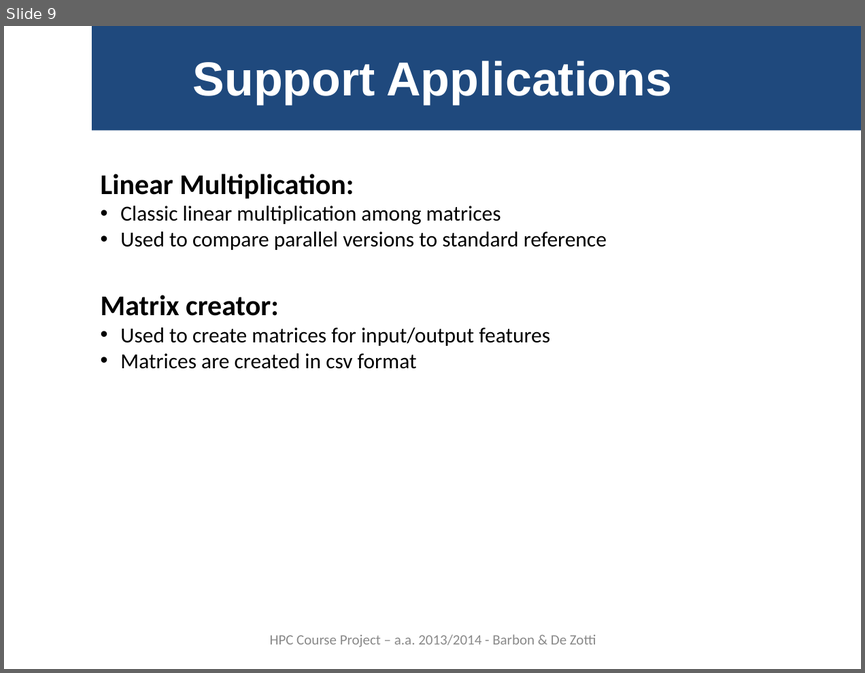
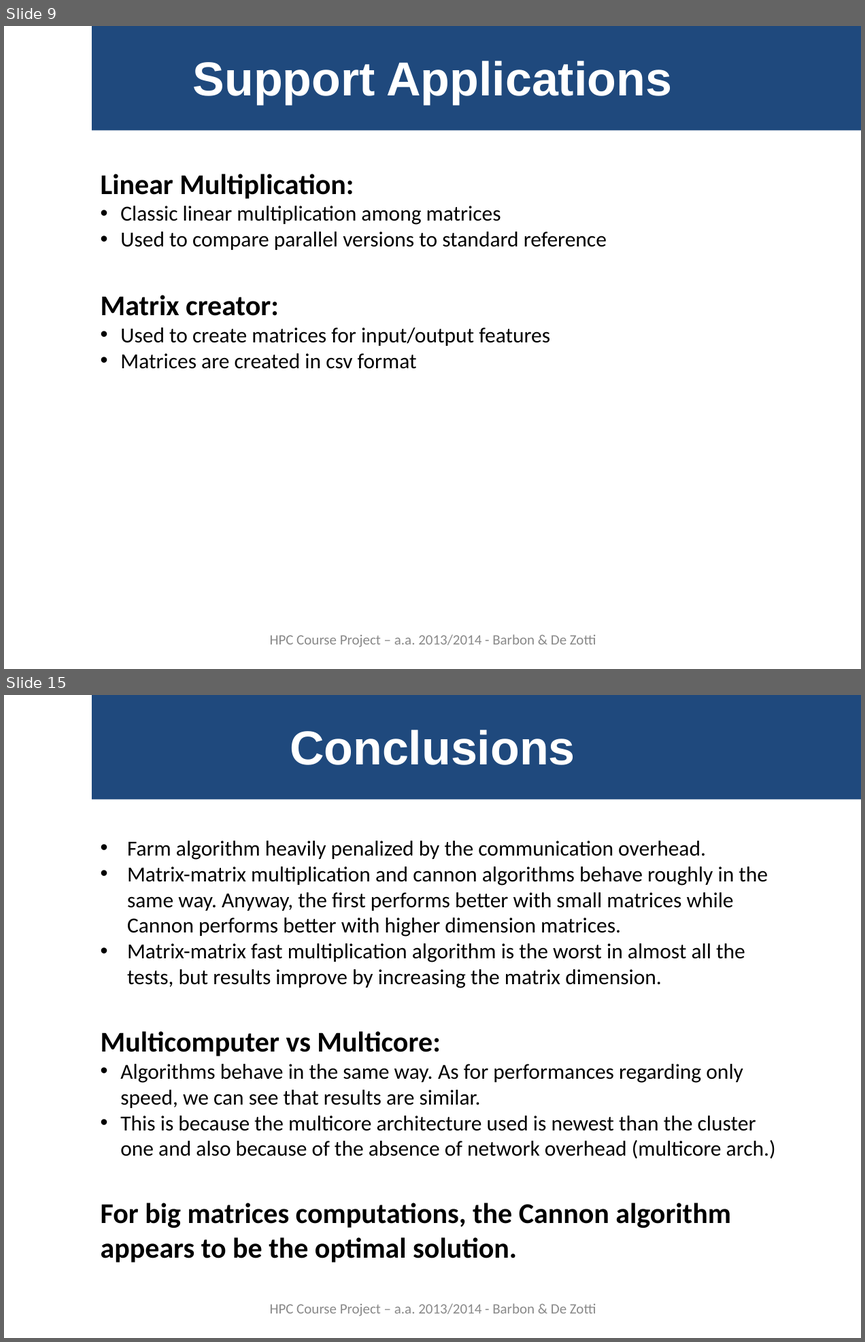
Before and after one commit to gbarbon/gbarbon_projects, a slide deck: hpc_clean/hpc_report/hpc_presentation_0.1.ppt. Shown one above the other, each under a label of ours: slide 9 before the commit, slides 9 and 15 after it; the slides between them are not shown. The pictures are 865x673 and 865x1342 pixels, drawn with LibreOffice and Linux fonts; fonts in the diff are those of the drawing. Boxes give left, top, right and bottom in pixels: in the first picture for what was removed or moved away, otherwise in the second. Text is boxed around its words. In the diff, an @@ line names an element or a change of style, - is before the commit and + after.

Commit message:
Commit presentazione

```diff
--- a/hpc_clean/hpc_report/hpc_presentation_0.1.ppt
+++ b/hpc_clean/hpc_report/hpc_presentation_0.1.ppt
@@ slide 15 added at bbox=[4, 695, 861, 1338], background #FFFFFF @@
@@ rectangle added at bbox=[92, 695, 861, 800], fill #1F497D @@
@@ title added at bbox=[290, 730, 575, 765], 40 pt, text #FFFFFF, bold @@
+Conclusions
@@ text added at bbox=[127, 841, 768, 988], 18 pt, text #000000 @@
+• Farm algorithm heavily penalized by the communication overhead.
+• Matrix-matrix multiplication and cannon algorithms behave roughly in the same way. Anyway, the first performs better with small matrices while Cannon performs better with higher dimension matrices.
+• Matrix-matrix fast multiplication algorithm is the worst in almost all the tests, but results improve by increasing the matrix dimension.
@@ text added at bbox=[101, 1031, 776, 1158], 18 pt, text #000000 @@
+Multicomputer vs Multicore:
+• Algorithms behave in the same way. As for performances regarding only speed, we can see that results are similar.
+• This is because the multicore architecture used is newest than the cluster one and also because of the absence of network overhead (multicore arch.)
@@ text added at bbox=[101, 1202, 730, 1262], 24 pt, text #000000, bold @@
+For big matrices computations, the Cannon algorithm appears to be the optimal solution.
@@ text added at bbox=[270, 1303, 596, 1316], 12 pt, text #898989 @@
+HPC Course Project – a.a. 2013/2014 - Barbon & De Zotti
```
Also in this commit, not shown: 3 slides changed, 2 other slides added.
